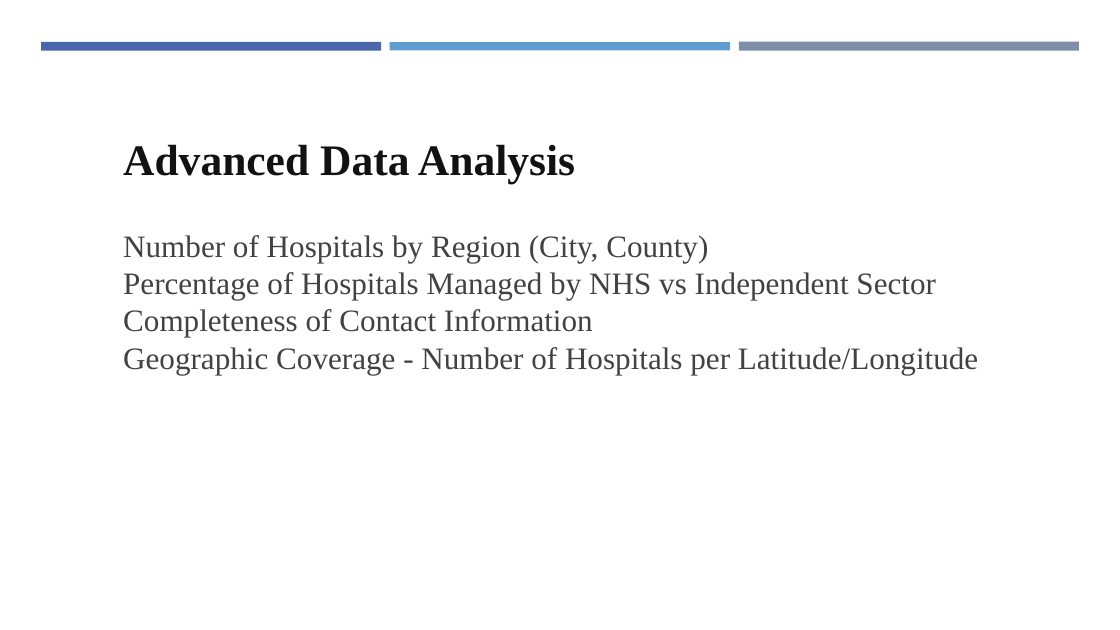
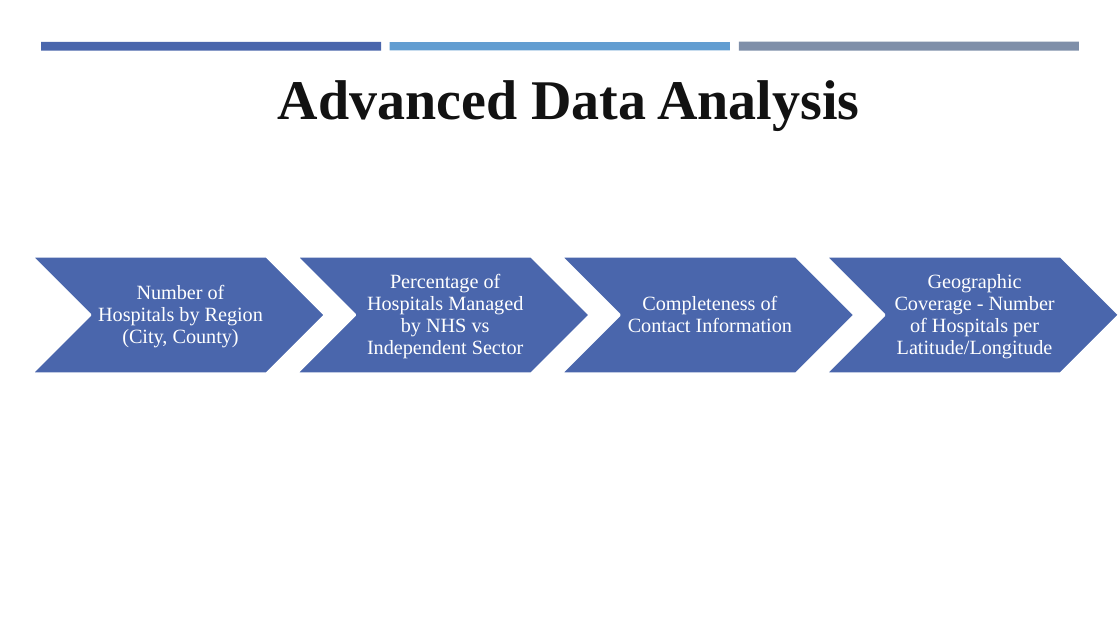
Before and after one commit to kouakoua1/Hospital-Analysis, a slide deck: slide 18 of 5 - Hospital Data Analysis report - Presentation.pptx (slide 33 before the commit). Drawn at 1120x630 pixels with LibreOffice and Linux fonts; fonts in the diff are those of the drawing. Boxes give left, top, right and bottom in pixels: in the first picture for what was removed or moved away, otherwise in the second. Text is boxed around its words. In the diff, an @@ line names an element or a change of style, - is before the commit and + after.

```diff
--- a/5 - Hospital Data Analysis report - Presentation.pptx
+++ b/5 - Hospital Data Analysis report - Presentation.pptx
@@ text "Advanced Data Analysis": place and size @@
-text "Advanced Data Analysis" at (123,144,575,183)
+text "Advanced Data Analysis" at (278,80,859,130)
@@ text "Advanced Data Analysis" at (278,80,859,130): size 28 to 36 pt @@
@@ text removed at (123,235,978,374) @@
-Number of Hospitals by Region (City, County)
-Percentage of Hospitals Managed by NHS vs Independent Sector
-Completeness of Contact Information
-Geographic Coverage - Number of Hospitals per Latitude/Longitude
@@ group added at (31,256,1120,374): 4 chevrons, 4 texts @@
+Number of Hospitals by Region (City, County)
+Percentage of Hospitals Managed by NHS vs Independent Sector
+Completeness of Contact Information
+Geographic Coverage - Number of Hospitals per Latitude/Longitude
```
Also in this commit, not shown: 18 other slides changed, 5 slides added, 21 slides removed.
